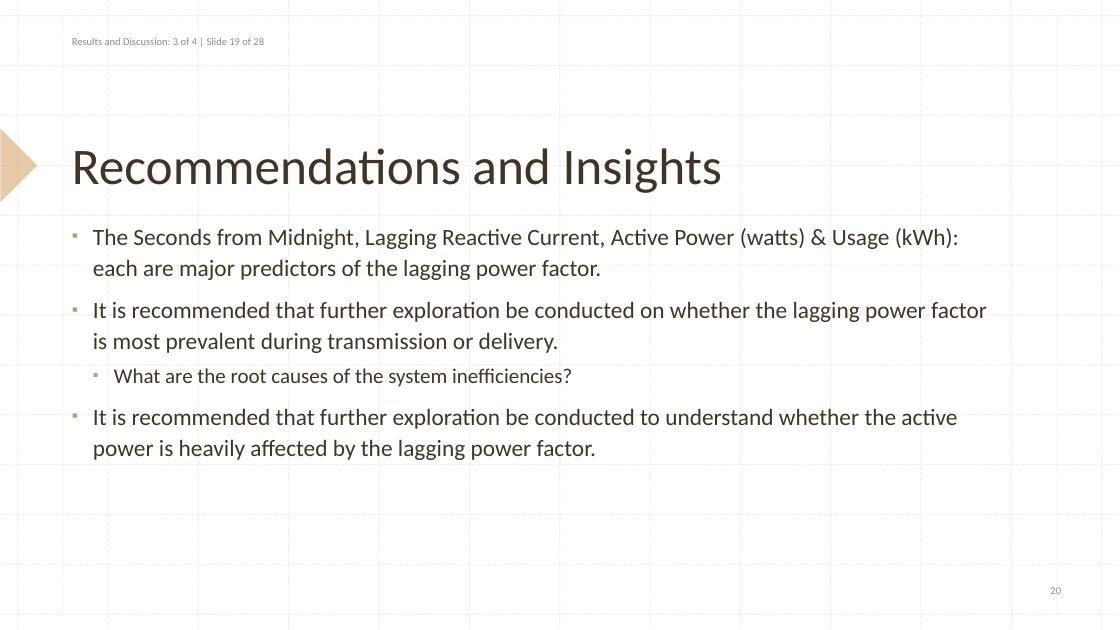
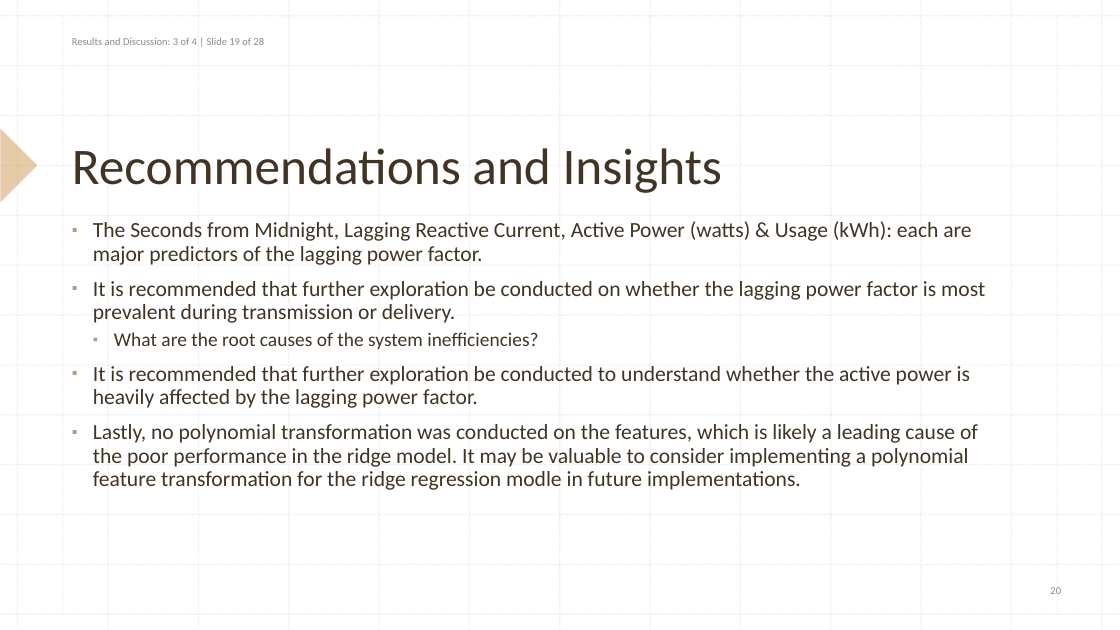
Before and after one commit to LAZARUS1618/power_project, a slide deck: slide 20 of Analysis of Electrical Consumption.pptx. Drawn at 1120x630 pixels with LibreOffice and Linux fonts; fonts in the diff are those of the drawing. Boxes give left, top, right and bottom in pixels: in the first picture for what was removed or moved away, otherwise in the second. Text is boxed around its words. In the diff, an @@ line names an element or a change of style, - is before the commit and + after.

Commit message:
Added commentary for ridge reg
Polynomial transformation was not performed on data before ridge regression implementation, likely leading to the ridge model performing poorly.

```diff
--- a/Analysis of Electrical Consumption.pptx
+++ b/Analysis of Electrical Consumption.pptx
@@ text at (x1=93, y1=221, x2=985, y2=408): size 20 to 18.5 pt in "The Seconds from Midnight, Lagging Reactive Current, ...", "It is recommended that further exploration be ...", "It is recommended that further exploration be ..."; size 18 to 16.6 pt in "What are the root causes of the ..."; line spacing 1.1 to 0.9 @@
@@ text at (x1=93, y1=424, x2=978, y2=490): paragraph added @@
+▪ Lastly, no polynomial transformation was conducted on the features, which is likely a leading cause of the poor performance in the ridge model. It may be valuable to consider implementing a polynomial feature transformation for the ridge regression modle in future implementations.
```
Also in this commit, not shown: 1 other file.
